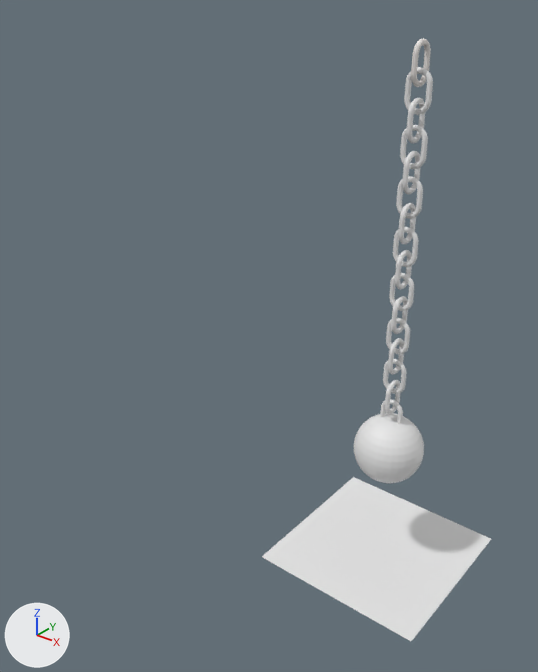
The Blender file files/chainsmasher.blend: old version first, new version second.
Camera for both pictures: a 50 mm camera at (31.0, -59.0, 58.3) aimed at (-16.0, -0.2, 21.9). The axes (+X, +Y, +Z) are drawn at lower left. The lights are the same throughout.
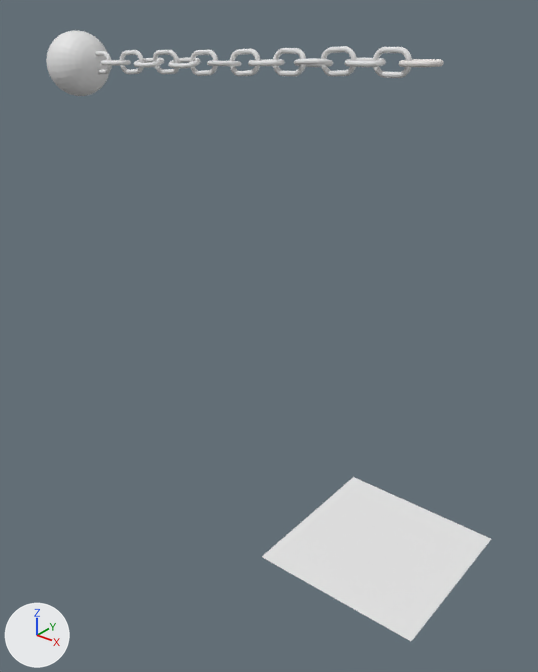
The edits, one by one:
Object 'Torus.015' (ob_torus_015) moves from (0.0, 0.0, 44.8) to (-8.3, 0.1, 51.3).
Object 'Torus.015' (ob_torus_015) turns from (90, 0, 0) to (97, 84, 7) degrees about x, y and z.
Object 'Torus.014' (ob_torus_014) moves from (0.0, 0.0, 47.1) to (-5.5, 0.1, 51.4).
Object 'Torus.014' (ob_torus_014) turns from (90, 0, 89) to (178, -2.6, 87) degrees about x, y and z.
Object 'Torus.013' (ob_torus_013) turns from (90, 0, 89) to (177, 1, 90) degrees about x, y and z.
Object 'Torus.012' (ob_torus_012) moves from (0.0, 0.0, 49.5) to (-2.8, 0.1, 51.6).
Object 'Torus.012' (ob_torus_012) turns from (90, 0, 0) to (106, 87, 14) degrees about x, y and z.
Object 'Torus.011' (ob_torus_011) moves from (0.0, 0.0, 40.4) to (-13.7, 0.0, 50.9).
Object 'Torus.011' (ob_torus_011) turns from (90, 0, 0) to (15, 80, -75) degrees about x, y and z.
Object 'Torus.010' (ob_torus_010) moves from (0.0, 0.0, 42.6) to (-11.0, 0.1, 51.0).
Object 'Torus.010' (ob_torus_010) turns from (90, 0, 89) to (176, 11, 92) degrees about x, y and z.
Object 'Torus.009' (ob_torus_009) moves from (0.0, 0.0, 38.0) to (-16.5, 0.0, 50.7).
Object 'Torus.009' (ob_torus_009) turns from (90, 0, 89) to (176, 1.4, 89) degrees about x, y and z.
Object 'Torus.008' (ob_torus_008) moves from (0.0, 0.0, 35.7) to (-19.2, 0.1, 50.6).
Object 'Torus.008' (ob_torus_008) turns from (90, 0, 0) to (46, 81, -43) degrees about x, y and z.
Object 'Torus.007' (ob_torus_007) moves from (0.0, 0.0, 26.6) to (-30.1, 0.0, 49.9).
Object 'Torus.007' (ob_torus_007) turns from (90, 0, 0) to (150, 79, 61) degrees about x, y and z.
Object 'Torus.006' (ob_torus_006) moves from (0.0, 0.0, 28.8) to (-27.4, 0.0, 50.0).
Object 'Torus.006' (ob_torus_006) turns from (90, 0, 89) to (178, -11, 88) degrees about x, y and z.
Object 'Torus.005' (ob_torus_005) moves from (0.0, 0.0, 33.5) to (-21.9, 0.0, 50.3).
Object 'Torus.005' (ob_torus_005) turns from (90, 0, 89) to (177, 5.8, 87) degrees about x, y and z.
Object 'Torus.004' (ob_torus_004) moves from (0.0, 0.0, 31.3) to (-24.7, 0.0, 50.2).
Object 'Torus.004' (ob_torus_004) turns from (90, 0, 0) to (44, 82, -46) degrees about x, y and z.
Object 'Torus.003' (ob_torus_003) moves from (0.0, 0.0, 22.1) to (-35.6, 0.0, 49.6).
Object 'Torus.003' (ob_torus_003) turns from (90, 0, 0) to (81, 84, -9.4) degrees about x, y and z.
Object 'Torus.002' (ob_torus_002) moves from (0.0, 0.0, 24.4) to (-32.8, 0.0, 49.7).
Object 'Torus.002' (ob_torus_002) turns from (90, 0, 89) to (177, -9.6, 88) degrees about x, y and z.
Object 'Torus.001' (ob_torus_001) moves from (0.0, 0.0, 19.7) to (-38.3, 0.0, 49.3).
Object 'Torus.001' (ob_torus_001) turns from (90, 0, 89) to (177, 2.5, 88) degrees about x, y and z.
Object 'Torus' (ob_torus) moves from (0.0, 0.0, 14.7) to (-43.8, 0.0, 48.9).
Object 'Torus' (ob_torus) turns from (90, 0, 0) to (70, 85, -19) degrees about x, y and z.

Changed parts and their boxes (x1, y1, x2, y2) in the pictures (538 x 672 px):
'Torus', moved, turned: before (354, 399, 424, 483); after (46, 30, 112, 96)
'Torus.012', moved, turned: before (404, 67, 433, 115); after (373, 47, 412, 78)
'Torus.015', moved, turned: before (400, 125, 428, 169); after (321, 46, 357, 77)
'Torus.011', moved, turned: before (396, 176, 423, 219); after (273, 48, 306, 76)
'Torus.008', moved, turned: before (393, 227, 419, 267); after (230, 48, 260, 76)
'Torus.013', turned: before (411, 38, 431, 87); after (399, 59, 443, 67)
'Torus.014', moved, turned: before (406, 98, 425, 143); after (345, 58, 386, 67)
'Torus.004', moved, turned: before (389, 273, 414, 311); after (190, 49, 218, 76)
'Torus.010', moved, turned: before (402, 151, 420, 194); after (294, 58, 333, 67)
'Torus.007', moved, turned: before (386, 318, 410, 354); after (153, 50, 180, 74)
'Torus.003', moved, turned: before (383, 359, 407, 394); after (120, 50, 144, 74)
'Torus.009', moved, turned: before (398, 203, 416, 244); after (248, 59, 285, 66)
'Torus.006', moved, turned: before (391, 296, 408, 334); after (168, 57, 201, 68)
'Torus.005', moved, turned: before (395, 250, 412, 289); after (207, 60, 241, 66)
'Torus.002', moved, turned: before (388, 338, 404, 374); after (134, 58, 164, 67)
'Torus.001', moved, turned: before (385, 380, 401, 414); after (101, 60, 131, 66)
